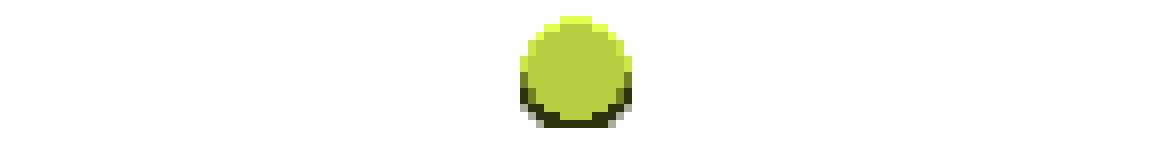
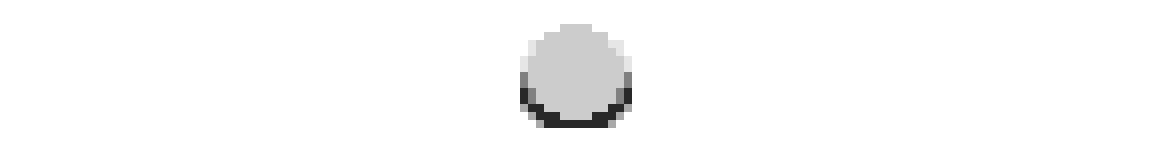
Before/after of a 1152 x 144 layered artwork. What changed in the layer stack:
painted on "cursor.png" over [520, 16, 632, 128]
